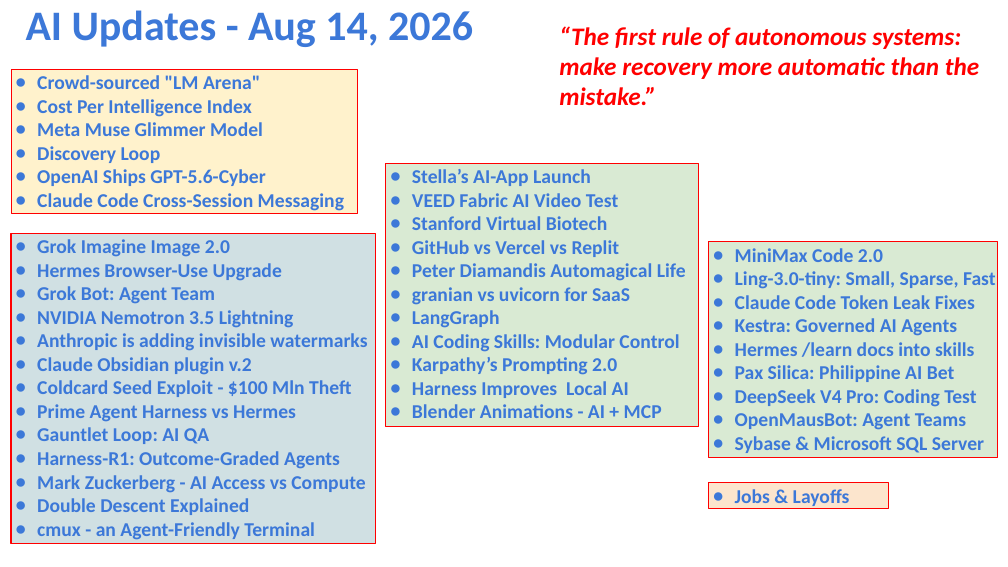
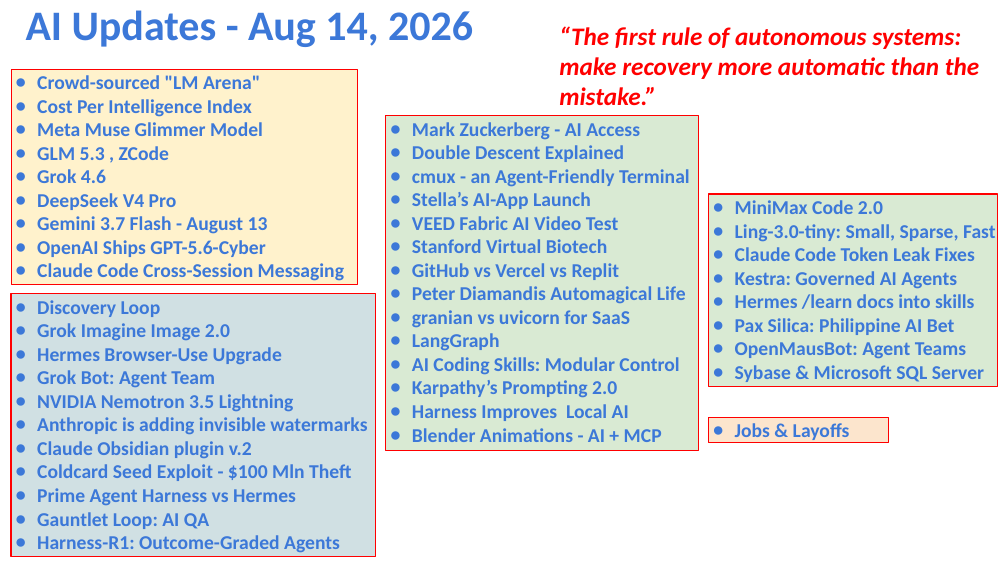
Before and after one commit to lselector/seminar, a slide deck: slide 1 of 2026/2026-08-14-AI-Updates.pptx. Drawn at 1008x567 pixels with LibreOffice and Linux fonts; fonts in the diff are those of the drawing. Boxes give left, top, right and bottom in pixels: in the first picture for what was removed or moved away, otherwise in the second. Text is boxed around its words. In the diff, an @@ line names an element or a change of style, - is before the commit and + after.

```diff
--- a/2026/2026-08-14-AI-Updates.pptx
+++ b/2026/2026-08-14-AI-Updates.pptx
@@ rectangle "Crowd-sourced "LM Arena"": place and size @@
-rectangle "Crowd-sourced "LM Arena"" at (11,70,358,214)
+rectangle "Crowd-sourced "LM Arena"" at (11,70,358,285)
@@ rectangle "Mark Zuckerberg - AI Access": place and size @@
-rectangle "Mark Zuckerberg - AI Access" at (386,163,699,426)
+rectangle "Mark Zuckerberg - AI Access" at (386,116,699,451)
@@ text in rectangle at (37,146,268,234): text changed @@
-● Discovery Loop
+● GLM 5.3 , ZCode
+● Grok 4.6
+● DeepSeek V4 Pro
+● Gemini 3.7 Flash - August 13
@@ text in rectangle at (412,122,690,187): paragraphs added @@
+● Mark Zuckerberg - AI Access
+● Double Descent Explained
+● cmux - an Agent-Friendly Terminal
@@ rectangle "MiniMax Code 2.0": place and size @@
-rectangle "MiniMax Code 2.0" at (709,242,997,458)
+rectangle "MiniMax Code 2.0" at (709,195,997,387)
@@ rectangle "Discovery Loop": place and size @@
-rectangle "Discovery Loop" at (11,233,376,543)
+rectangle "Discovery Loop" at (11,293,376,556)
@@ text in rectangle at (37,300,161,317): paragraph added @@
+● Discovery Loop
@@ text in rectangle at (735,389,976,407): paragraph removed @@
-● DeepSeek V4 Pro: Coding Test
@@ rectangle "Jobs & Layoffs": place and size @@
-rectangle "Jobs & Layoffs" at (709,483,889,509)
+rectangle "Jobs & Layoffs" at (709,417,889,444)
@@ text in rectangle at (37,475,365,540): paragraphs removed @@
-● Mark Zuckerberg - AI Access vs Compute
-● Double Descent Explained
-● cmux - an Agent-Friendly Terminal
```
Also in this commit, not shown: 19 other slides changed, 2 slides added.
